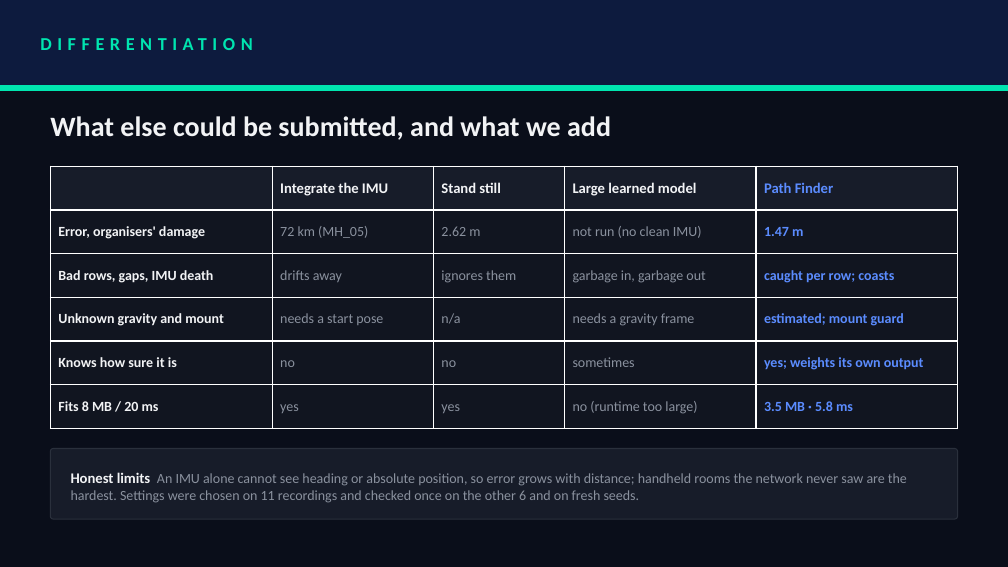
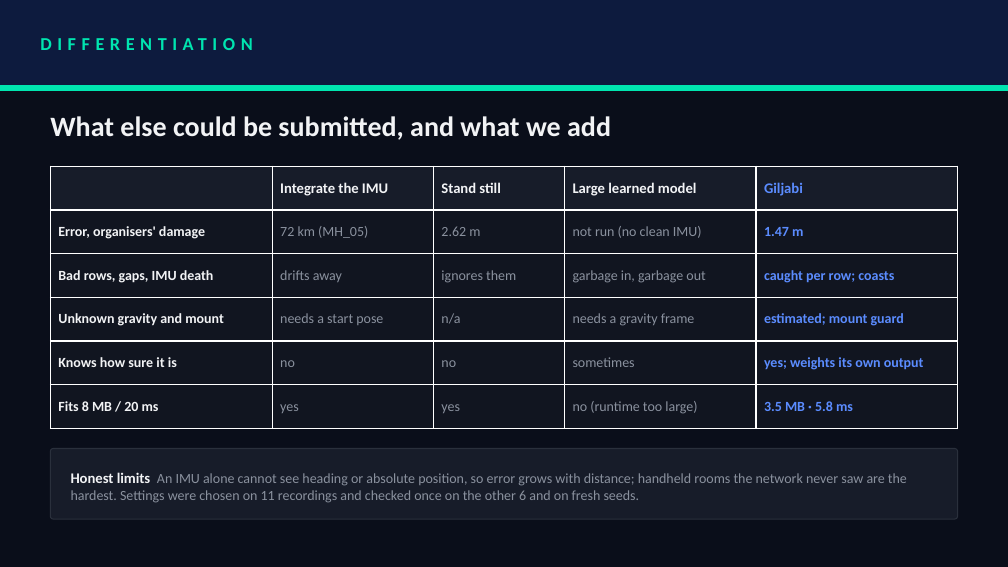
Before and after one commit to rehaanajani/pathfinder-xr, a slide deck: slide 6 of deck/SRMIST_CaliforniaBurrito.pptx. Drawn at 1008x567 pixels with LibreOffice and Linux fonts; fonts in the diff are those of the drawing. Boxes give left, top, right and bottom in pixels: in the first picture for what was removed or moved away, otherwise in the second. Text is boxed around its words. In the diff, an @@ line names an element or a change of style, - is before the commit and + after.

Commit message:
Made 길잡이 (Giljabi) the deck's title name, drawn as an image so it shows without a Korean font

```diff
--- a/deck/SRMIST_CaliforniaBurrito.pptx
+++ b/deck/SRMIST_CaliforniaBurrito.pptx
@@ table at [50, 166, 958, 428] @@
-row 1, column 5: Path Finder
+row 1, column 5: Giljabi
```
Also in this commit, not shown: 4 other slides changed, 2 other files.
